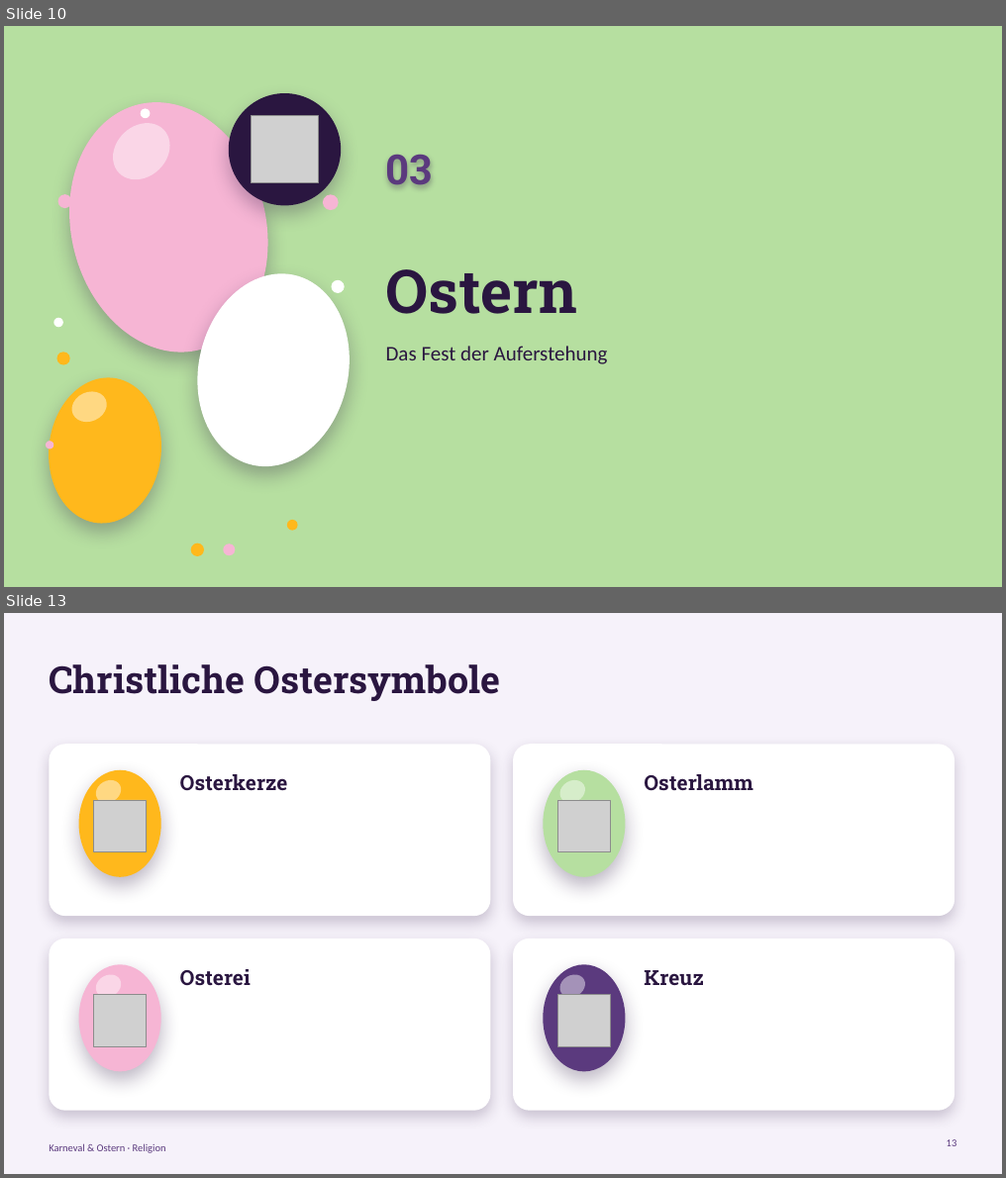
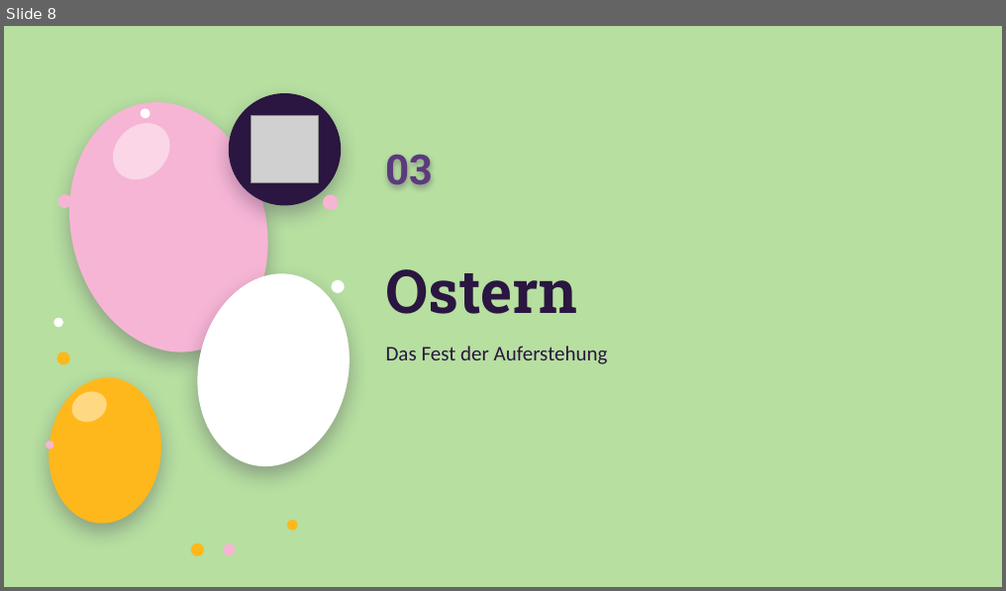
Before and after one commit to Flxrian/Erinnerung, a slide deck: Karneval_und_Ostern.pptx. Shown one above the other, each under a label of ours: slides 10 and 13 before the commit, slide 8 after it; the slides between them are not shown. The pictures are 1006x1178 and 1006x591 pixels, drawn with LibreOffice and Linux fonts; fonts in the diff are those of the drawing; grey boxes stand for pictures. Boxes give left, top, right and bottom in pixels: in the first picture for what was removed or moved away, otherwise in the second. Text is boxed around its words. In the diff, an @@ line names an element or a change of style, - is before the commit and + after.

```diff
--- a/Karneval_und_Ostern.pptx
+++ b/Karneval_und_Ostern.pptx
@@ slide 13 removed at (4, 613, 1002, 1174), background #F6F2FA @@
@@ title removed at (49, 664, 501, 701) @@
-Christliche Ostersymbole
@@ rounded rectangle removed at (49, 744, 491, 916) @@
@@ rounded rectangle removed at (513, 744, 954, 916) @@
@@ ellipse removed at (79, 770, 161, 877) @@
@@ ellipse removed at (92, 775, 125, 807) @@
@@ text removed at (180, 774, 288, 791) @@
-Osterkerze
@@ ellipse removed at (543, 770, 626, 877) @@
@@ ellipse removed at (555, 775, 589, 807) @@
@@ text removed at (644, 774, 753, 791) @@
-Osterlamm
@@ picture removed at (94, 800, 147, 853) @@
@@ picture removed at (558, 800, 611, 853) @@
@@ rounded rectangle removed at (49, 939, 491, 1111) @@
@@ rounded rectangle removed at (513, 939, 954, 1111) @@
@@ ellipse removed at (79, 964, 161, 1072) @@
@@ ellipse removed at (543, 964, 626, 1072) @@
@@ ellipse removed at (92, 970, 125, 1002) @@
@@ picture removed at (94, 995, 147, 1048) @@
@@ text removed at (180, 969, 251, 986) @@
-Osterei
@@ ellipse removed at (555, 970, 589, 1002) @@
@@ picture removed at (558, 995, 611, 1048) @@
@@ text removed at (644, 970, 704, 985) @@
-Kreuz
@@ text removed at (49, 1144, 166, 1154) @@
-Karneval & Ostern · Religion
@@ page number removed at (946, 1140, 957, 1147) @@
-13
@@ what was slide 10 is now slide 8 @@
```
Also in this commit, not shown: 6 slides changed, 11 slides added, 8 other slides removed.
